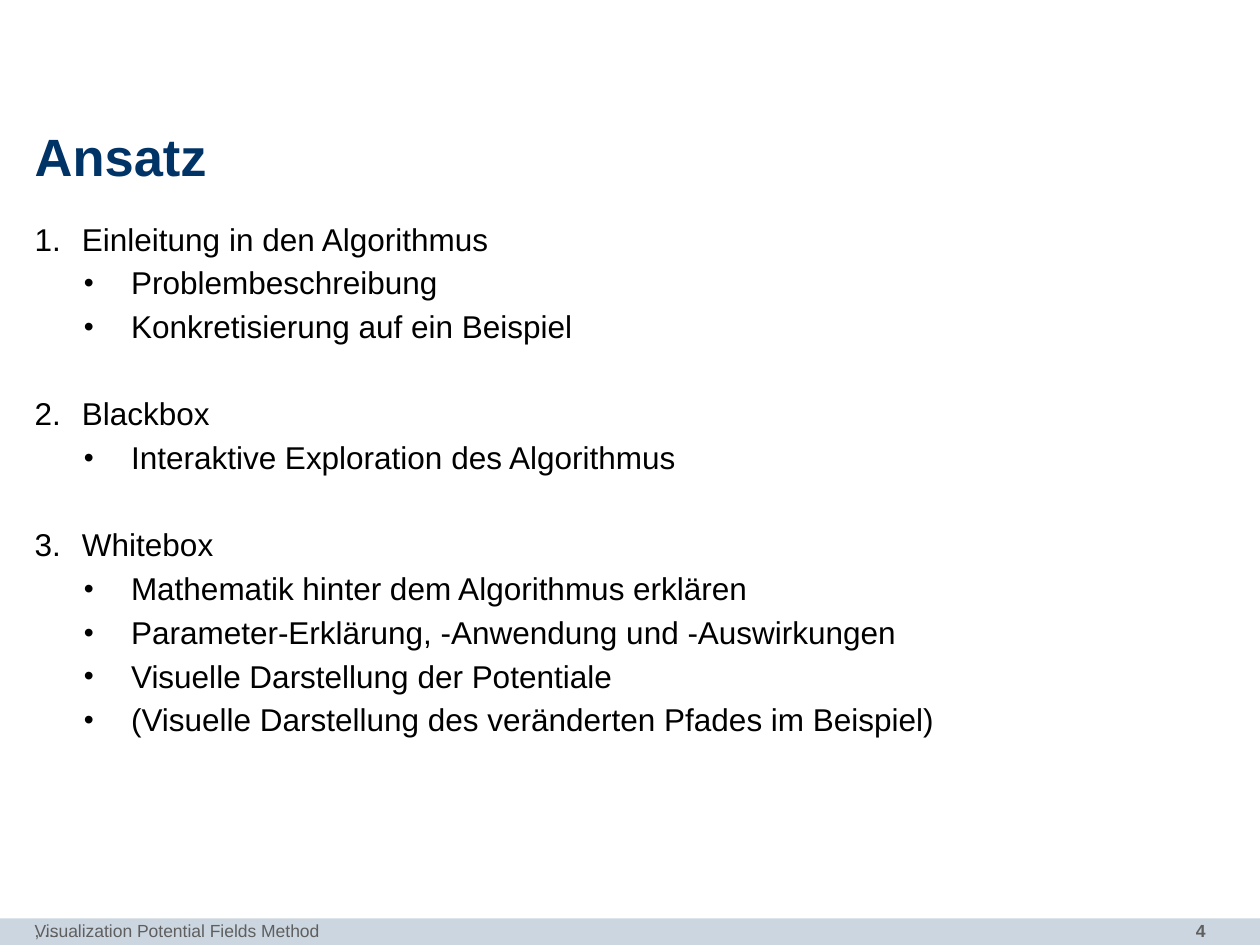
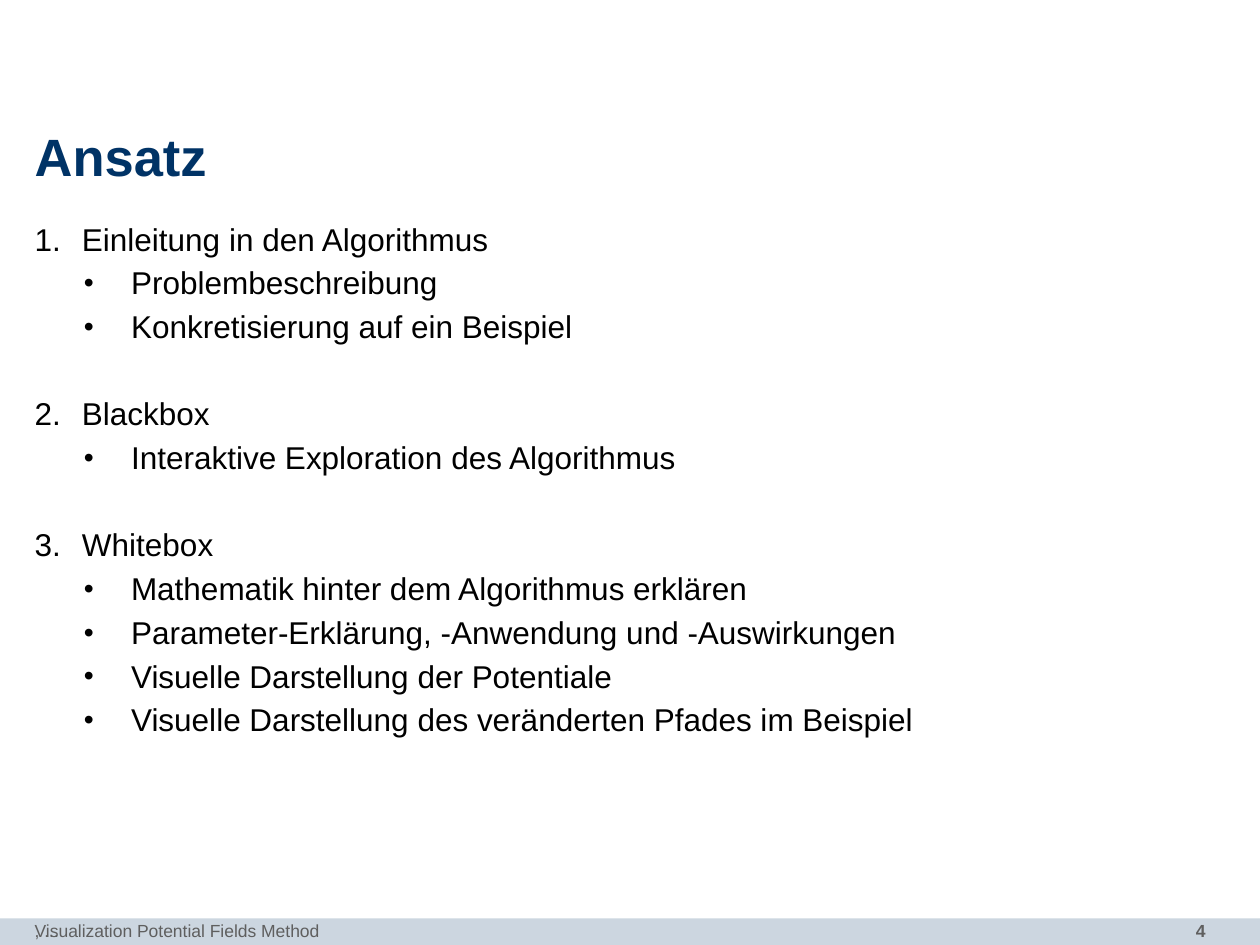
Before and after one commit to mthiop/mthiop.github.io, a slide deck: slide 4 of pres/PP_DataViz.odp. Drawn at 1260x945 pixels with LibreOffice and Linux fonts; fonts in the diff are those of the drawing; background and template pictures are left out. Boxes give left, top, right and bottom in pixels: in the first picture for what was removed or moved away, otherwise in the second. Text is boxed around its words. In the diff, an @@ line names an element or a change of style, - is before the commit and + after.

```diff
--- a/pres/PP_DataViz.odp
+++ b/pres/PP_DataViz.odp
@@ text at bbox=[131, 708, 912, 737]: text changed @@
-  • (Visuelle Darstellung des veränderten Pfades im Beispiel)
+  • Visuelle Darstellung des veränderten Pfades im Beispiel
```
Also in this commit, not shown: 21 other files.
